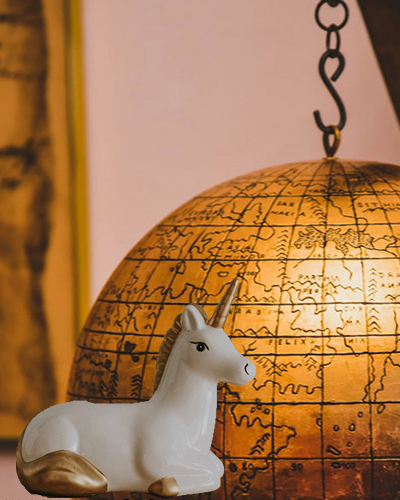
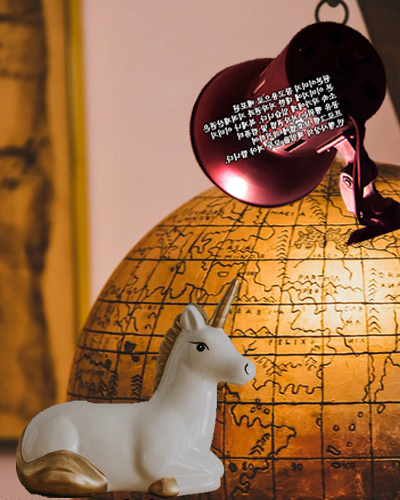
Layer changes from the first (400, 500) image to the second:
added layer "Layer 3" above "1급-6" over (188, 20, 400, 247)
